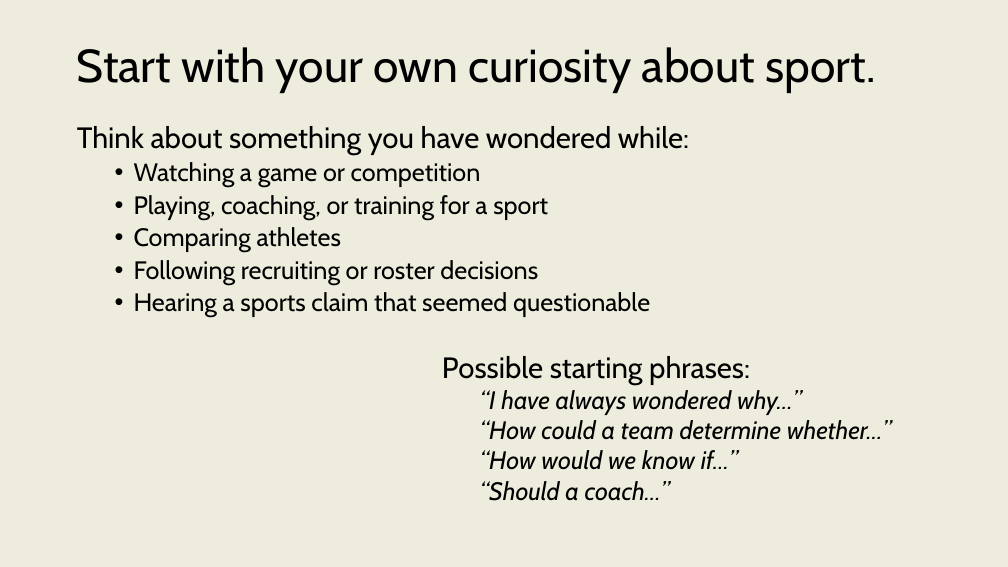
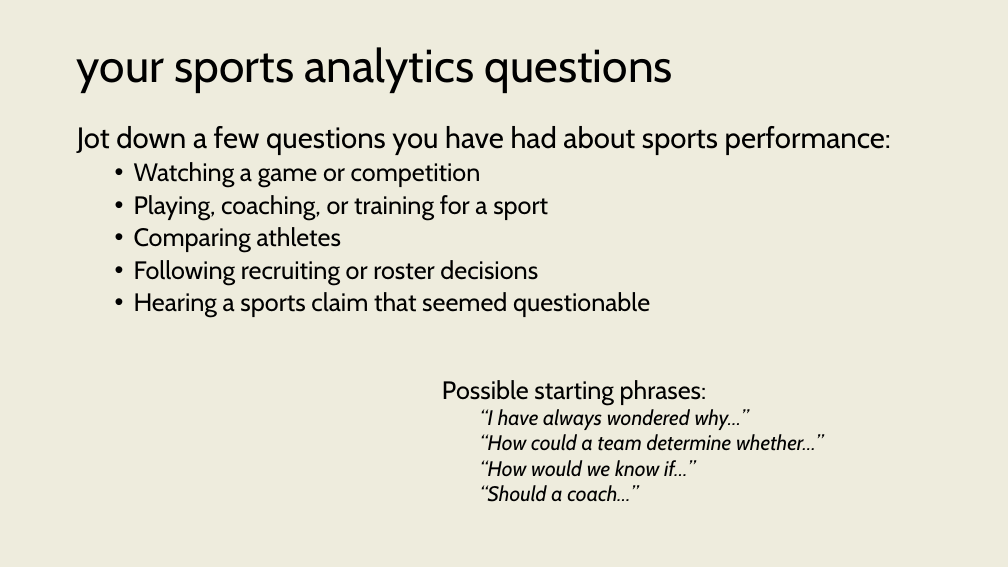
Before and after one commit to onishisaryu/HES-3000-Sports-Data-Analytics, a slide deck: slide 9 of pptx/Lecture0.pptx. Drawn at 1008x567 pixels with LibreOffice and Linux fonts; fonts in the diff are those of the drawing. Boxes give left, top, right and bottom in pixels: in the first picture for what was removed or moved away, otherwise in the second. Text is boxed around its words. In the diff, an @@ line names an element or a change of style, - is before the commit and + after.

```diff
--- a/pptx/Lecture0.pptx
+++ b/pptx/Lecture0.pptx
@@ title at (77, 47, 673, 93): text changed @@
-Start with your own curiosity about sport.
+your sports analytics questions
@@ text at (77, 126, 891, 155): text changed @@
-Think about something you have wondered while:
+Jot down a few questions you have had about sports performance:
@@ text "Possible starting phrases:": place and size @@
-text "Possible starting phrases:" at (442, 356, 892, 501)
+text "Possible starting phrases:" at (442, 380, 823, 502)
@@ text "Possible starting phrases:" at (442, 380, 823, 502): size 28 to 24 pt in "Possible starting phrases:"; size 24 to 20 pt in "“I have always wondered why…”", "“How could a team determine whether…”", "“How would we know if…”", "“Should a coach…”" @@
```
Also in this commit, not shown: 6 other slides changed, 5 other files.
